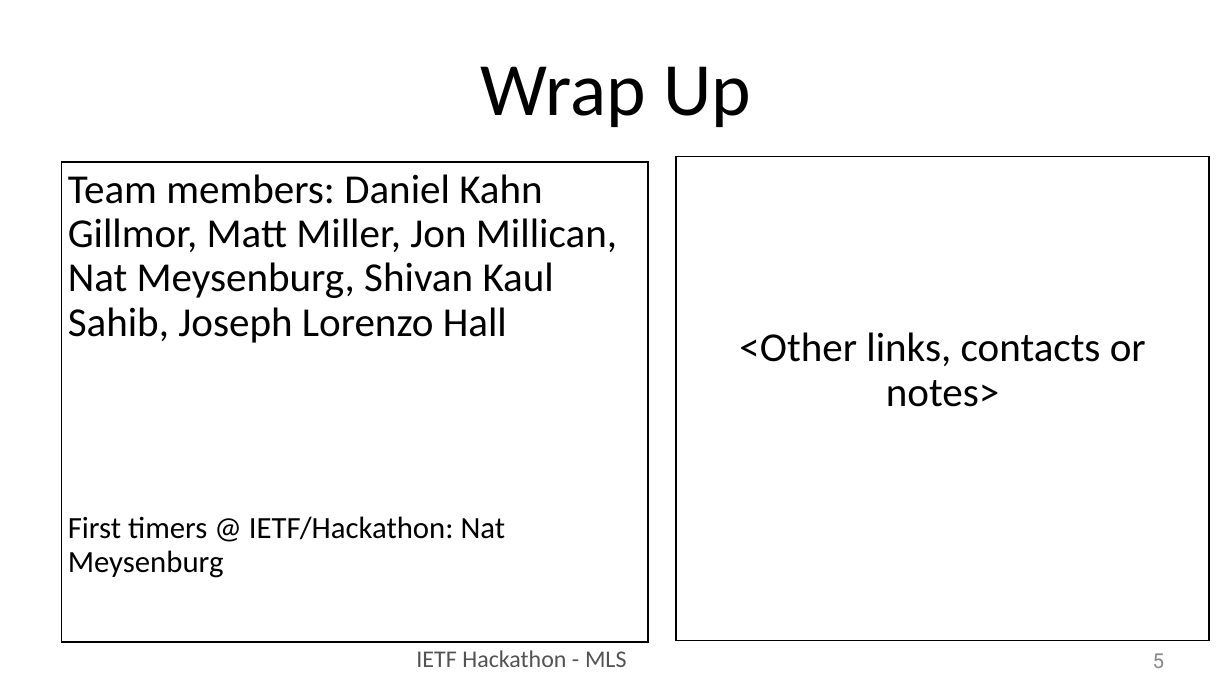
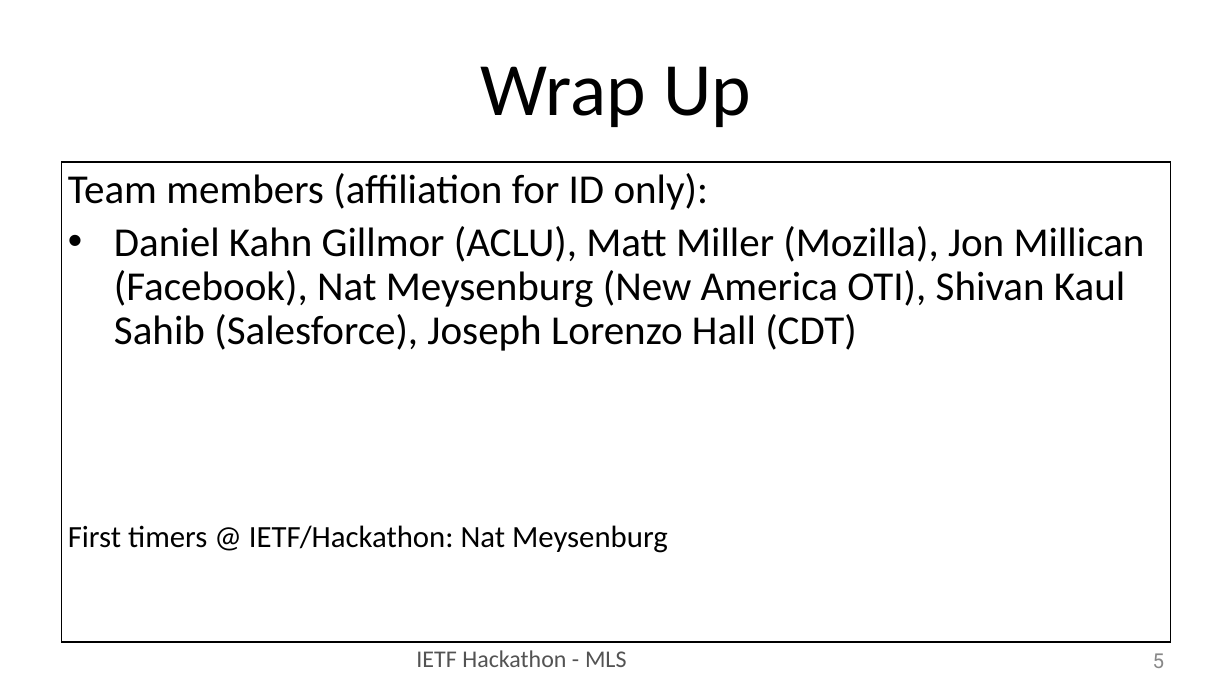
Before and after one commit to IETF-Hackathon/ietf102-project-presentations, a slide deck: slide 5 of hackathon-presentation-MLS.pptx. Drawn at 1232x693 pixels with LibreOffice and Linux fonts; fonts in the diff are those of the drawing. Boxes give left, top, right and bottom in pixels: in the first picture for what was removed or moved away, otherwise in the second. Text is boxed around its words. In the diff, an @@ line names an element or a change of style, - is before the commit and + after.

```diff
--- a/hackathon-presentation-MLS.pptx
+++ b/hackathon-presentation-MLS.pptx
@@ text "Team members (affiliation for ID ..." resized from (x1=62, y1=161, x2=648, y2=642) to (x1=62, y1=161, x2=1170, y2=642) @@
@@ text at (x1=68, y1=173, x2=1145, y2=351): text changed @@
-Team members: Daniel Kahn Gillmor, Matt Miller, Jon Millican, Nat Meysenburg, Shivan Kaul Sahib, Joseph Lorenzo Hall
+Team members (affiliation for ID only):
+• Daniel Kahn Gillmor (ACLU), Matt Miller (Mozilla), Jon Millican (Facebook), Nat Meysenburg (New America OTI), Shivan Kaul Sahib (Salesforce), Joseph Lorenzo Hall (CDT)
@@ rectangle removed at (x1=676, y1=156, x2=1210, y2=641) @@
-<Other links, contacts or notes>
```
Also in this commit, not shown: 3 other slides changed.
